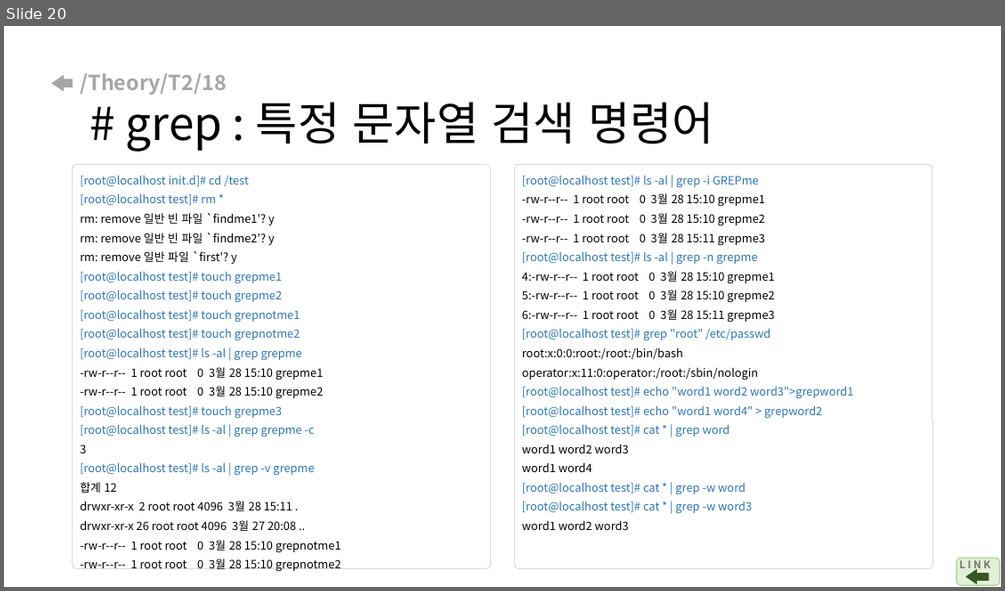
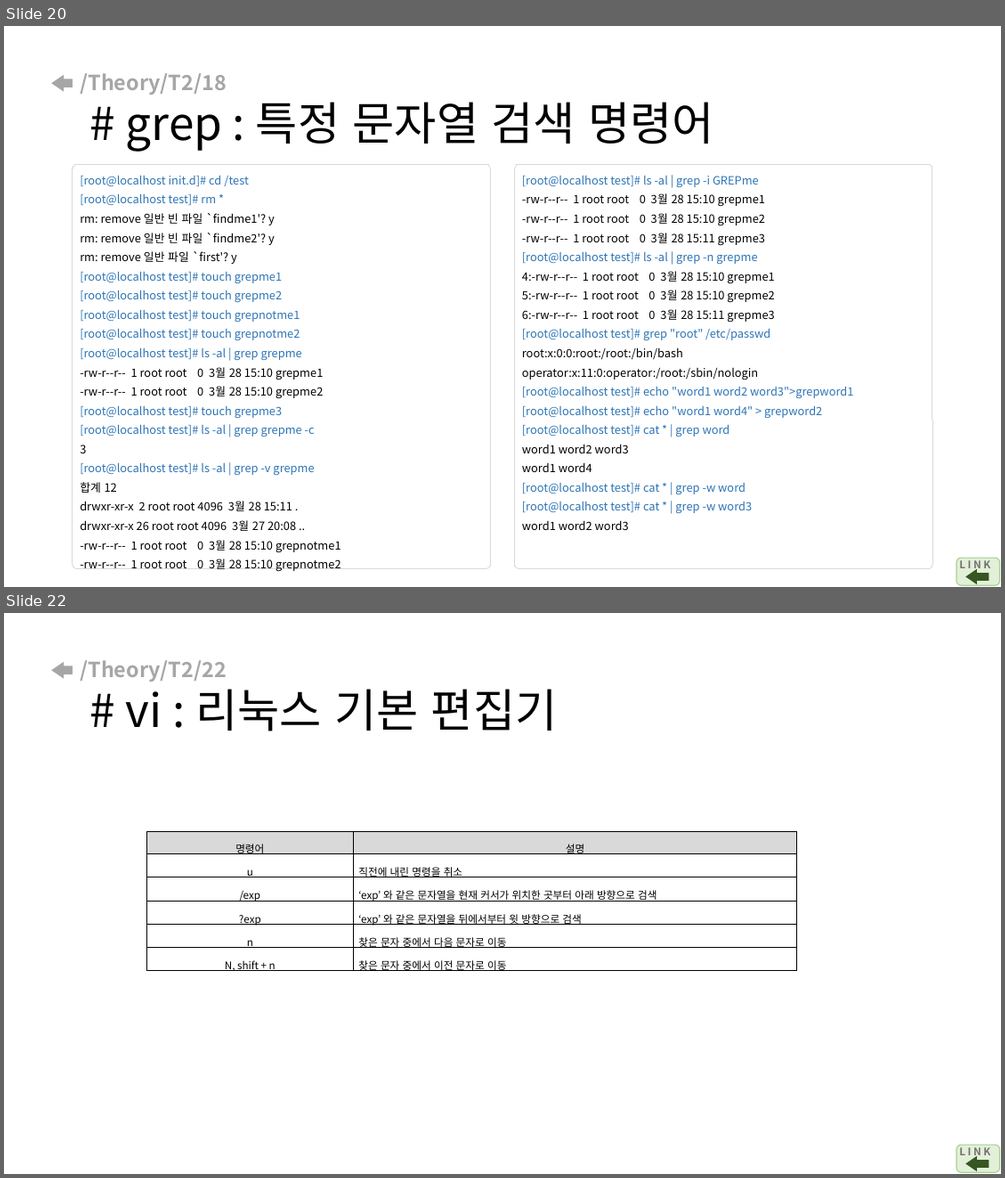
Before and after one commit to arizona95/CyberTraining, a slide deck: Lecture/Cybersecurity_for_national_Defense_23_2/리눅스 명령어.pptx. Shown one above the other, each under a label of ours: slide 20 before the commit, slides 20 and 22 after it; the slides between them are not shown. The pictures are 1005x591 and 1005x1178 pixels, drawn with LibreOffice and Linux fonts; fonts in the diff are those of the drawing. Boxes give left, top, right and bottom in pixels: in the first picture for what was removed or moved away, otherwise in the second. Text is boxed around its words. In the diff, an @@ line names an element or a change of style, - is before the commit and + after.

```diff
--- a/Lecture/Cybersecurity_for_national_Defense_23_2/리눅스 명령어.pptx
+++ b/Lecture/Cybersecurity_for_national_Defense_23_2/리눅스 명령어.pptx
@@ slide 22 added at (4,613,1001,1174), background #FFFFFF @@
@@ right arrow added at (51,662,72,679), fill #A6A6A6 @@
@@ title added at (80,660,558,731), 20 pt, text #A6A6A6, bold @@
+/Theory/T2/22
+# vi : 리눅스 기본 편집기
@@ table added at (146,831,797,974), 6 rows, 2 columns @@
+명령어 | 설명
+u | 직전에 내린 명령을 취소
+/exp | ‘exp’ 와 같은 문자열을 현재 커서가 위치한 곳부터 아래 방향으로 검색
+?exp | ‘exp’ 와 같은 문자열을 뒤에서부터 윗 방향으로 검색
+n | 찾은 문자 중에서 다음 문자로 이동
+N, shift + n | 찾은 문자 중에서 이전 문자로 이동
@@ rounded rectangle added at (956,1144,1000,1172), fill #E2F0D9, outline #A9D18E 1 pt @@
@@ text added at (959,1144,990,1159), 10 pt, text #767171, bold @@
+L I N K
@@ right arrow added at (966,1156,989,1171), fill #385723 @@
```
Also in this commit, not shown: 1 other slide added, 22 other files.
